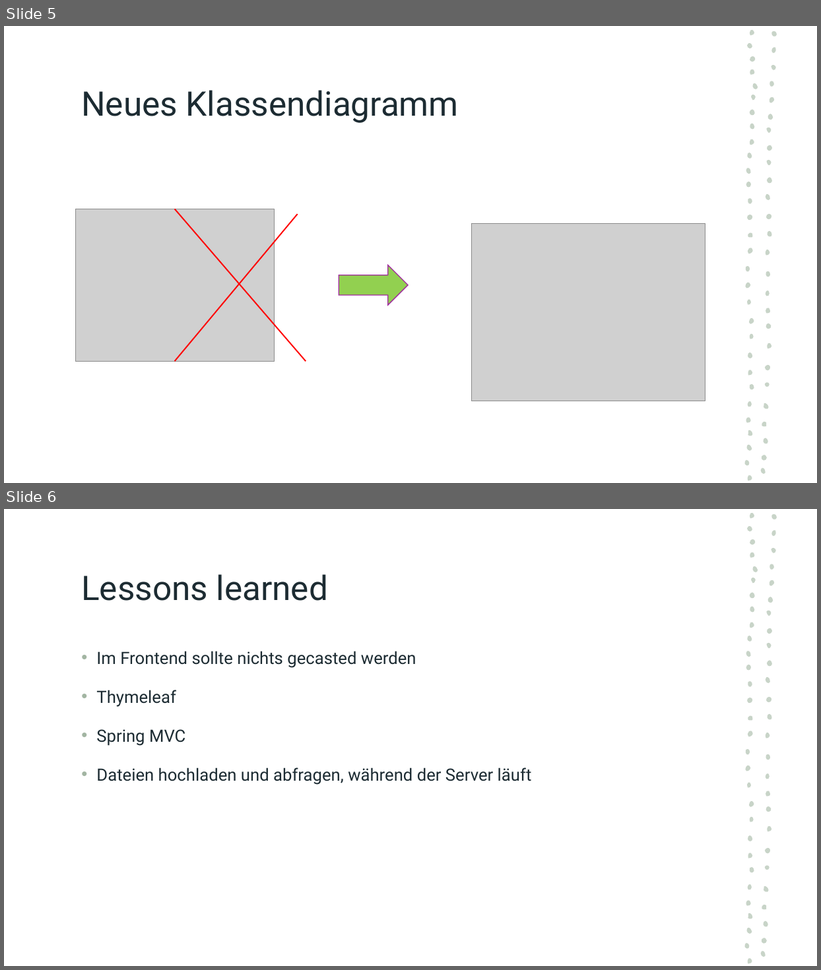
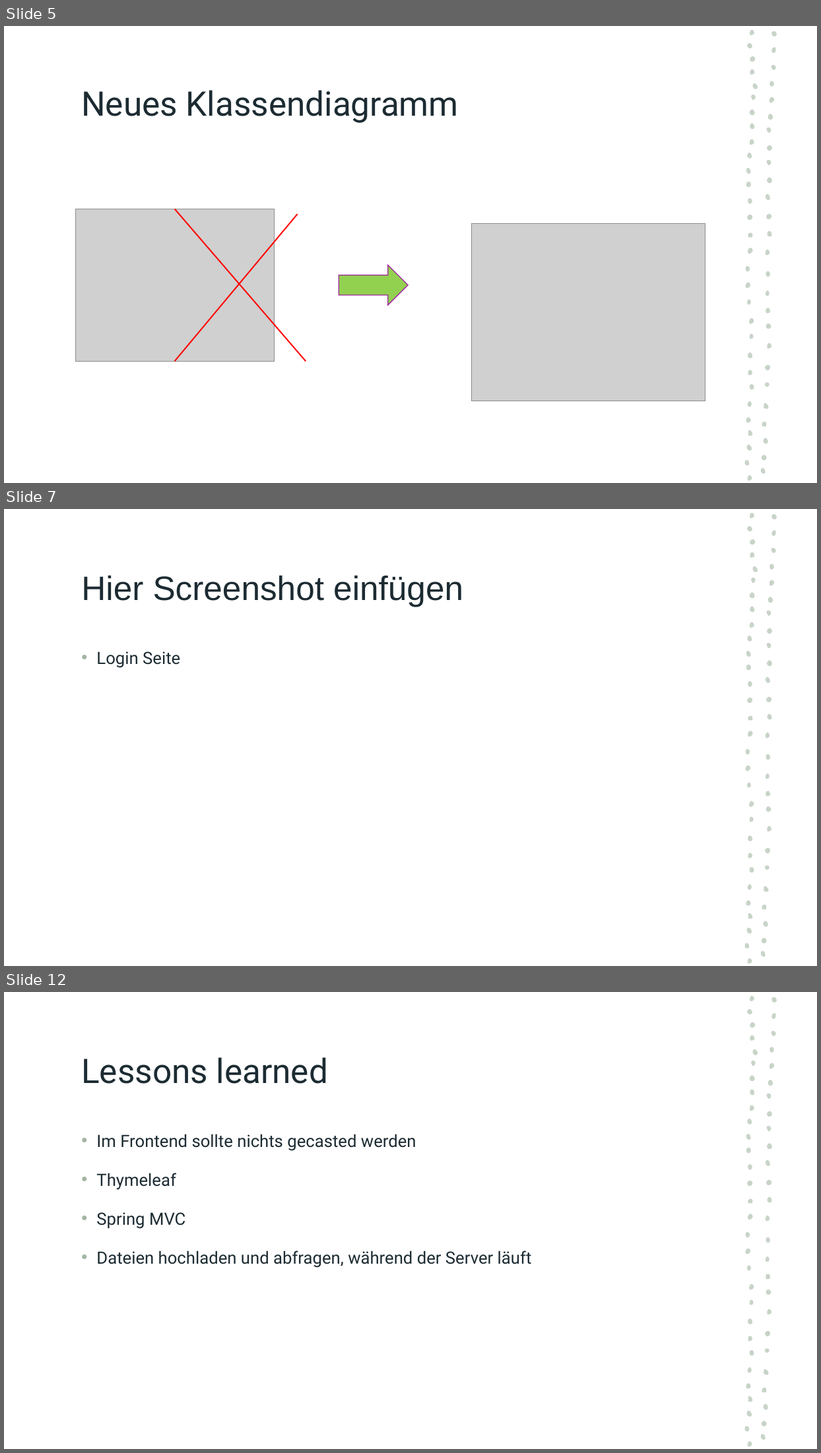
Before and after one commit to fh-erfurt/AICard, a slide deck: Präsentationen/Präsentation5.ppsx. Shown one above the other, each under a label of ours: slides 5 and 6 before the commit, slides 5, 7 and 12 after it; the slides between them are not shown. The pictures are 821x970 and 821x1453 pixels, drawn with LibreOffice and Linux fonts; fonts in the diff are those of the drawing; grey boxes stand for pictures. Boxes give left, top, right and bottom in pixels: in the first picture for what was removed or moved away, otherwise in the second. Text is boxed around its words. In the diff, an @@ line names an element or a change of style, - is before the commit and + after.

```diff
--- a/Präsentationen/Präsentation5.ppsx
+++ b/Präsentationen/Präsentation5.ppsx
@@ slide 7 added at (4, 509, 817, 966), background #FFFFFF; not listed: 57 template elements that a slide beside it also shows @@
@@ title added at (81, 575, 463, 607), 40 pt, text #1C2B32 @@
+Hier Screenshot einfügen
@@ text added at (96, 652, 180, 668), 20 pt, text #1C2B32 @@
+• Login Seite
@@ what was slide 6 is now slide 12 @@
```
Also in this commit, not shown: 1 slide changed, 5 other slides added.
